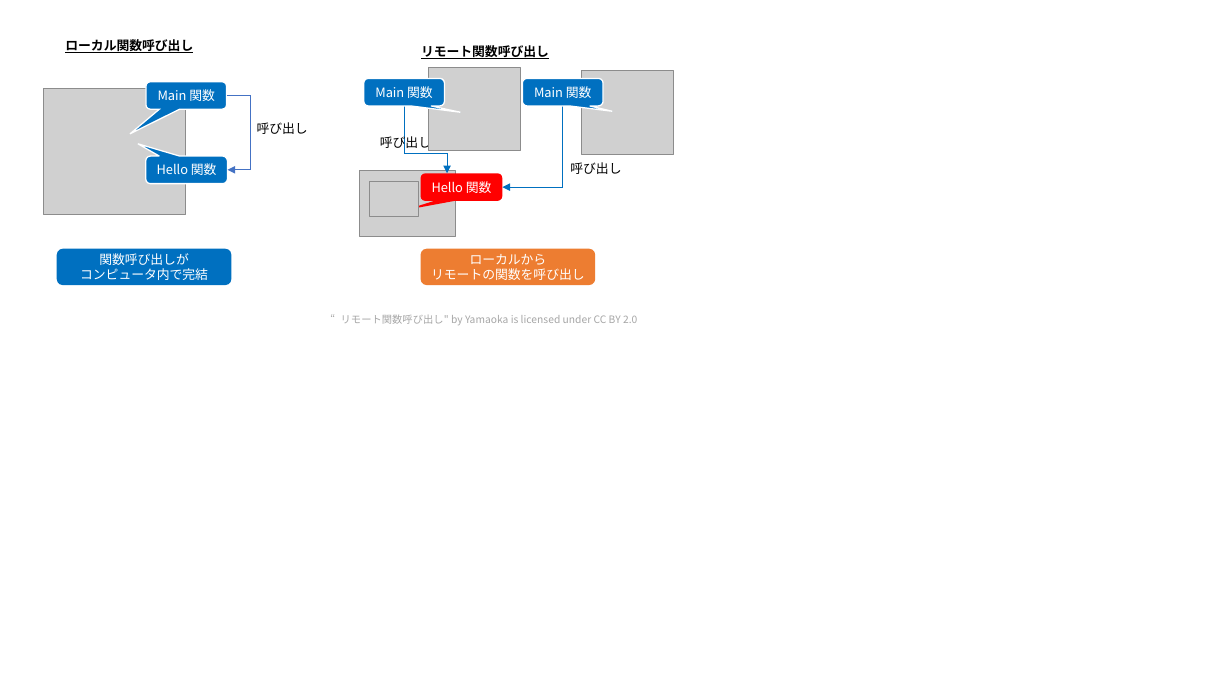
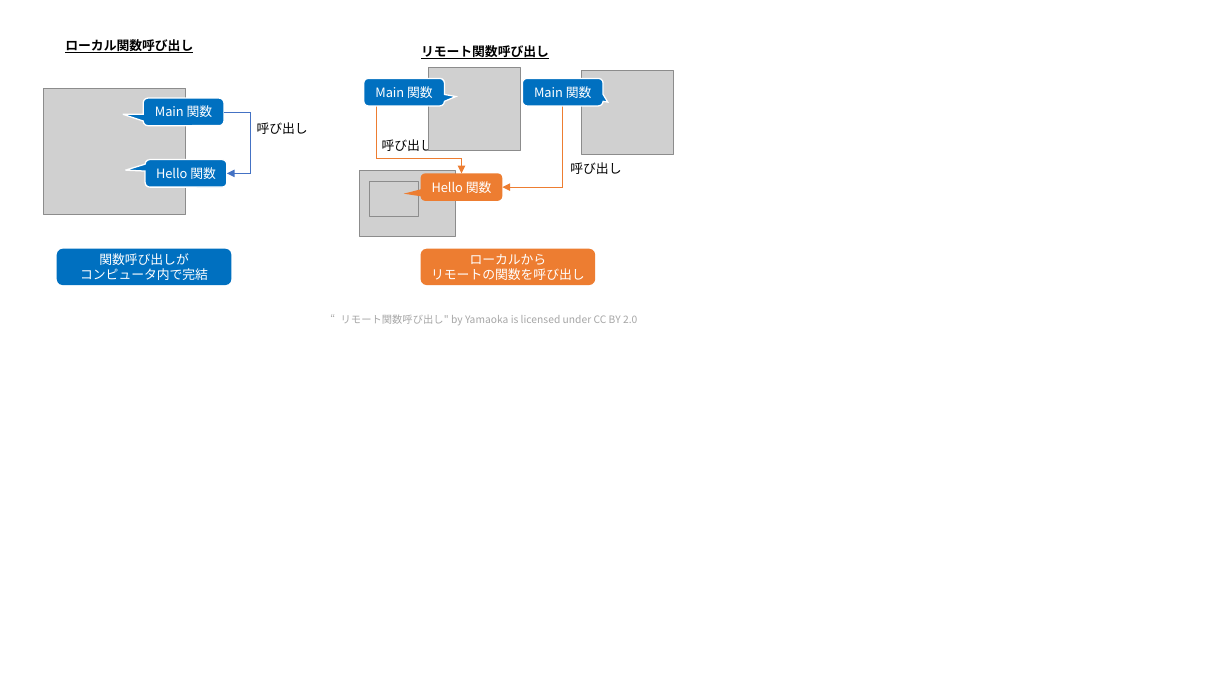
Before and after one commit to MitakaMakers/Qiita, a slide deck: slide 1 of xxxxx005_RPC/020_RemoteProcedureCall.pptx. Drawn at 1232x693 pixels with LibreOffice and Linux fonts; fonts in the diff are those of the drawing; grey boxes stand for pictures. Boxes give left, top, right and bottom in pixels: in the first picture for what was removed or moved away, otherwise in the second. Text is boxed around its words. In the diff, an @@ line names an element or a change of style, - is before the commit and + after.

```diff
--- a/xxxxx005_RPC/020_RemoteProcedureCall.pptx
+++ b/xxxxx005_RPC/020_RemoteProcedureCall.pptx
@@ proportions changed in 4 elements at box(364, 79, 445, 106), box(522, 79, 603, 106), box(145, 160, 226, 188), box(143, 98, 224, 126) @@
@@ rounded speech box "Main 関数": place and size @@
-rounded speech box "Main 関数" at box(146, 81, 226, 109)
+rounded speech box "Main 関数" at box(143, 98, 224, 126)
@@ elbow arrow moved from (226, 95) - (227, 170) to (224, 112) - (227, 174) @@
@@ elbow arrow moved from (404, 106) - (447, 174) to (376, 104) - (461, 174) @@
@@ elbow arrow (376, 104) - (461, 174): stroke #0070C0 0.5 pt to #ED7D31 0.5 pt @@
@@ elbow arrow (563, 106) - (503, 188): stroke #0070C0 0.5 pt to #ED7D31 0.5 pt @@
@@ rounded speech box "Hello 関数": place and size @@
-rounded speech box "Hello 関数" at box(146, 156, 227, 184)
+rounded speech box "Hello 関数" at box(145, 160, 226, 188)
@@ rounded speech box "Hello 関数" at box(421, 174, 502, 201): fill #FF0000 to #ED7D31; proportions changed @@
```
Also in this commit, not shown: 1 other file.
